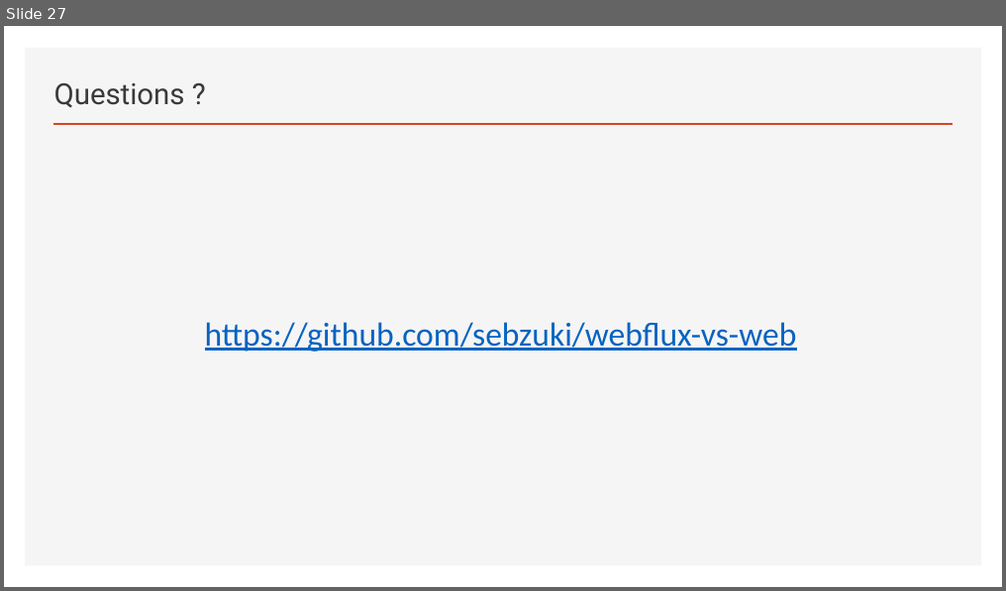
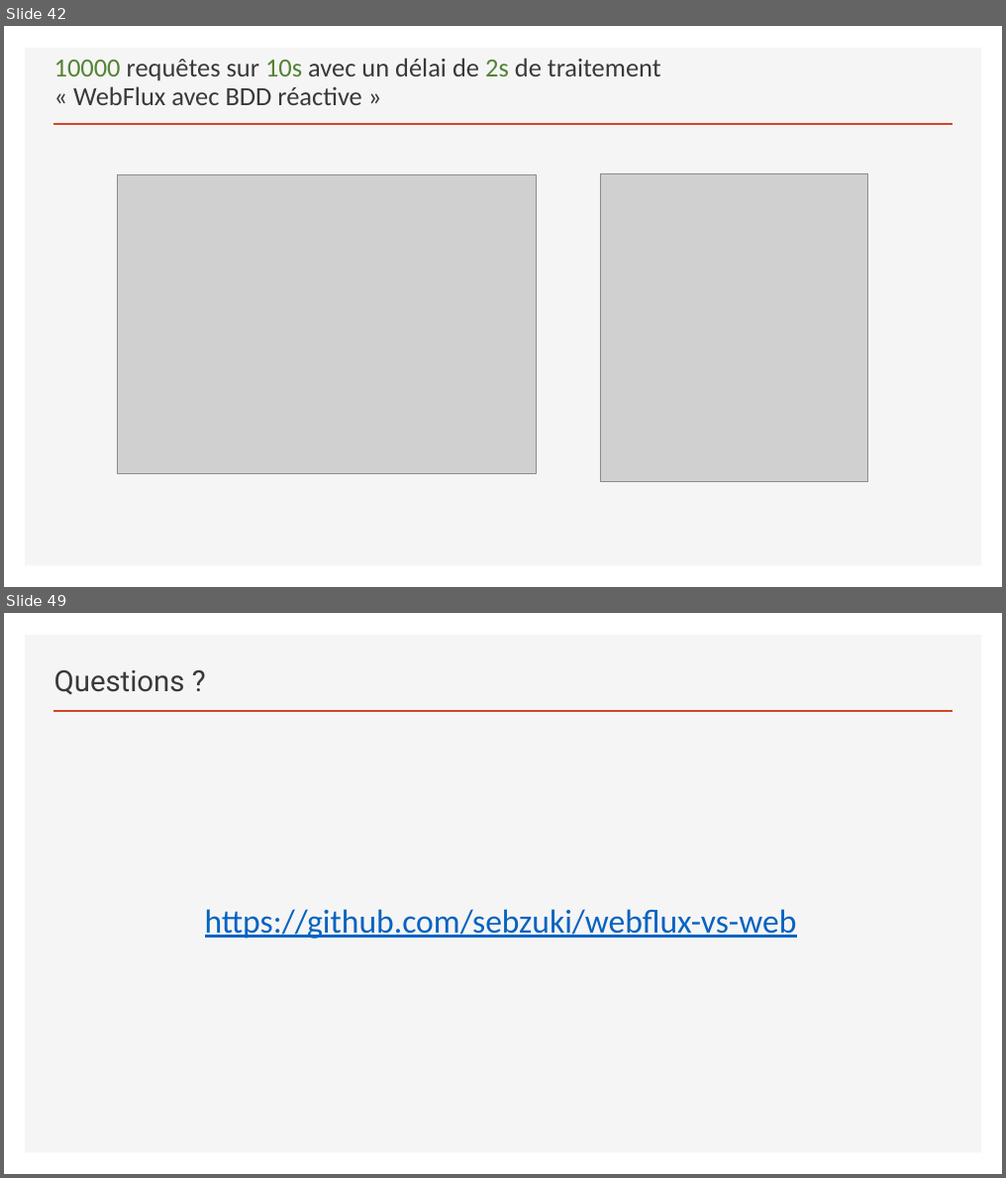
Before and after one commit to sebzuki/webflux-vs-web, a slide deck: REACTIVE.pptx. Shown one above the other, each under a label of ours: slide 27 before the commit, slides 42 and 49 after it; the slides between them are not shown. The pictures are 1006x591 and 1006x1178 pixels, drawn with LibreOffice and Linux fonts; fonts in the diff are those of the drawing; grey boxes stand for pictures. Boxes give left, top, right and bottom in pixels: in the first picture for what was removed or moved away, otherwise in the second. Text is boxed around its words. In the diff, an @@ line names an element or a change of style, - is before the commit and + after.

```diff
--- a/REACTIVE.pptx
+++ b/REACTIVE.pptx
@@ slide 42 added at <box>4,26,1002,587</box>, background #FFFFFF; not listed: 2 template elements that a slide beside it also shows @@
@@ title added at <box>54,58,661,105</box>, 25.2 pt, text #3B3838 @@
+10000 requêtes sur 10s avec un délai de 2s de traitement
+« WebFlux avec BDD réactive »
@@ picture added at <box>600,174,868,481</box> @@
@@ picture added at <box>117,174,537,473</box> @@
@@ what was slide 27 is now slide 49 @@
```
Also in this commit, not shown: 7 slides changed, 32 other slides added, 11 slides removed, 33 other files.
